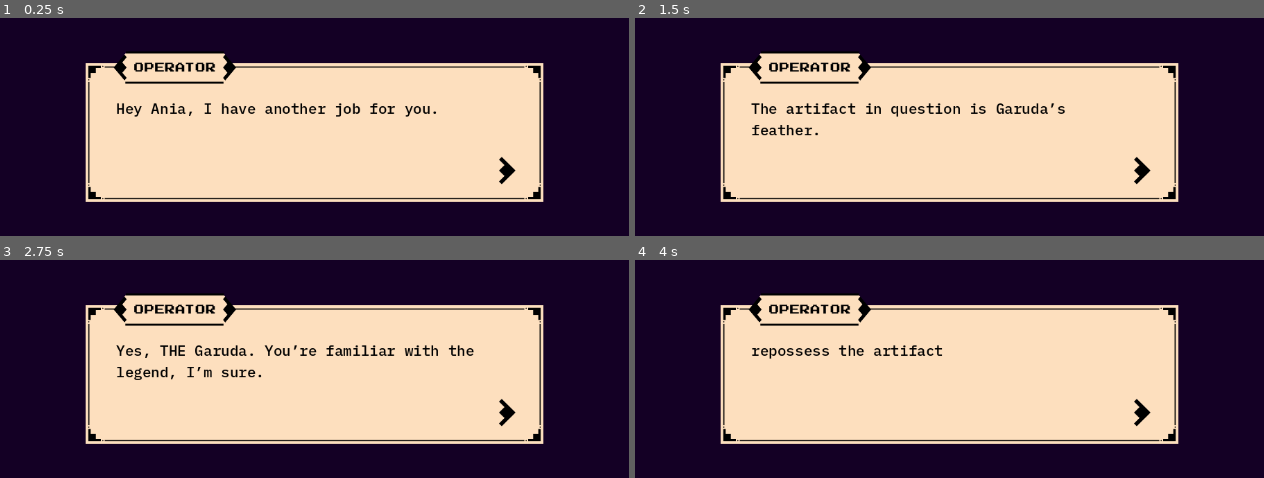
Above: before the commit, frames 1-4 (two rows, left to right).
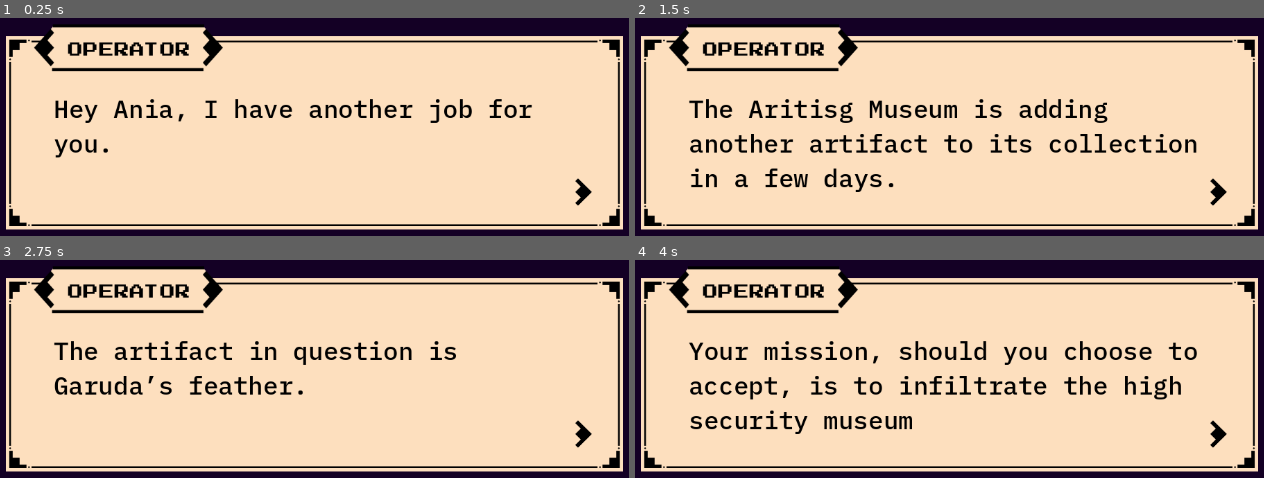
Above: after the commit, the same moments.

Repository: Will-Tate/Museum-Heist
Game: Godot game, scene res://dialogue.tscn
Same seed, same stepped clock (60 frames per second), same inputs: the game is played once before the commit and once after it. This scene is started directly instead of the project's main scene.
Inputs (mouse positions are in pixels of both pictures, inside the frame that each line leads up to; where the layout moved, square brackets give the same spot in the first picture):
- Up to frame 1 (0.25 s): no input
- Up to frame 2 (1.5 s): click (1213, 192) [1138, 170] at 0.5 s; tap Enter at 1.25 s; hold Right (ui_right) from 1.28 s (still down); tap S (hide_behind) at 1.35 s
- Up to frame 3 (2.75 s): keep holding Right (ui_right); tap Space at 2 s; tap S (hide_behind) at 2.1 s
- Up to frame 4 (4 s): tap Enter at 2.75 s; release Right (ui_right) at 2.78 s; hold Left (ui_left) 2.78-3.53 s; tap S (hide_behind) at 2.85, 3.6 s; tap Space at 3.5 s; hold Right (ui_right) from 3.53 s (still down)

The runs differ from the first frame. In frame 1, 47% of the frame differs, in the area x 0-100%, y 3-98%; in frame 2, 50%; in frame 3, 49%; in frame 4, 50%.

Commit message:
Added option

Diff:
--- a/dialogue.gd
+++ b/dialogue.gd
@@ -1,7 +1,7 @@
 extends Control
 
 # Define an array of texts
-var texts = ["Hey Ania, I have another job for you. ", "My sources have informed me that the Aritish Museum is adding another artifact to it …(377 unchanged characters)…
+var texts = ["Hey Ania, I have another job for you. ", "I've got new information from our sources" ,"The Aritisg Museum is adding another artifact to it …(377 unchanged characters)…
 var current_text_index = 0
 
 # Reference to the Label node
@@ -9,7 +9,7 @@
 @onready var label = $MarginContainer/TextureRect/TextLabel
 @onready var button1 = $TextureButton
 @onready var button2 = $TextureButton2
-
+@onready var button3 = $TextureButton3
 
 func _ready():
 	if text:
@@ -17,6 +17,7 @@
 	if label:
 		label.text = "Operator"
 	button2.hide()
+	button3.hide()
 
 func _on_texture_button_pressed():
 	current_text_index += 1
@@ -24,8 +25,14 @@
 		text.text = "Do you accept?"
 		button1.hide()
 		button2.show()
+		button3.show()
 	elif current_text_index < texts.size():
 		text.text = texts[current_text_index]
 
 func _on_texture_button_2_pressed():
 	get_tree().change_scene_to_file("res://main.tscn") # Replace with function body.
+
+
+func _on_texture_button_3_pressed():
+	text.text = "Really? You don’t want to fight systemic colonialism?"
+	button3.hide()
--- a/dialogue.tscn
+++ b/dialogue.tscn
@@ -14,10 +14,10 @@
 anchor_top = 0.5
 anchor_right = 0.5
 anchor_bottom = 0.5
-offset_left = -330.0
-offset_top = -100.0
-offset_right = 330.0
-offset_bottom = 100.0
+offset_left = -445.0
+offset_top = -139.5
+offset_right = 445.0
+offset_bottom = 139.5
 grow_horizontal = 2
 grow_vertical = 2
 size_flags_horizontal = 4
@@ -39,23 +39,28 @@
 
 [node name="Text" type="Label" parent="Dialogue/TextureRect"]
 layout_mode = 2
-offset_left = 44.0
-offset_top = 51.0
-offset_right = 620.0
-offset_bottom = 125.0
+offset_left = 69.0
+offset_top = 81.0
+offset_right = 828.0
+offset_bottom = 186.0
 size_flags_horizontal = 0
 size_flags_vertical = 0
 theme_override_colors/font_color = Color(0, 0, 0, 1)
 theme_override_fonts/font = ExtResource("3_amo1g")
-theme_override_font_sizes/font_size = 21
+theme_override_font_sizes/font_size = 36
 autowrap_mode = 2
 
 [node name="MarginContainer" type="MarginContainer" parent="."]
-layout_mode = 0
-offset_left = 40.0
-offset_top = -17.0
-offset_right = 217.0
-offset_bottom = 30.0
+layout_mode = 1
+anchors_preset = -1
+anchor_left = 0.045
+anchor_top = -0.061
+anchor_right = 0.353
+anchor_bottom = 0.183
+offset_left = -0.0500016
+offset_top = 0.0190012
+offset_right = -0.170013
+offset_bottom = -0.0569999
 
 [node name="TextureRect" type="TextureRect" parent="MarginContainer"]
 layout_mode = 2
@@ -70,28 +75,28 @@
 anchor_right = 0.5
 anchor_bottom = 0.5
 offset_left = -59.5
-offset_top = -13.0
+offset_top = -11.0
 offset_right = 59.5
-offset_bottom = 15.0
+offset_bottom = 11.0
 grow_horizontal = 2
 grow_vertical = 2
 theme_override_colors/font_color = Color(0, 0, 0, 1)
 theme_override_fonts/font = ExtResource("4_s138l")
-theme_override_font_sizes/font_size = 18
+theme_override_font_sizes/font_size = 27
 text = "OPERATOR"
 
 [node name="TextureButton" type="TextureButton" parent="."]
 custom_minimum_size = Vector2(30, 30)
 layout_mode = 1
-anchors_preset = 3
-anchor_left = 1.0
-anchor_top = 1.0
-anchor_right = 1.0
-anchor_bottom = 1.0
-offset_left = -80.0
-offset_top = -65.0
-offset_right = -40.0
-offset_bottom = -25.0
+anchors_preset = -1
+anchor_left = 0.91
+anchor_top = 0.767
+anchor_right = 0.955
+anchor_bottom = 0.91
+offset_left = -4.90002
+offset_top = -8.99301
+offset_right = -4.95004
+offset_bottom = -8.89001
 grow_horizontal = 0
 grow_vertical = 0
 
@@ -108,27 +113,22 @@
 [node name="TextureButton2" type="TextureButton" parent="."]
 layout_mode = 1
 anchors_preset = -1
-anchor_left = 0.368
-anchor_top = 0.69
-anchor_right = 0.561
-anchor_bottom = 0.865
-offset_left = 0.11998
-offset_top = -1.14441e-05
-offset_right = -0.260032
-offset_bottom = -1.38283e-05
+anchor_left = 0.274
+anchor_top = 0.749
+anchor_right = 0.429
+anchor_bottom = 0.867
+offset_left = 0.139983
+offset_top = 0.0289964
+offset_right = 0.189982
+offset_bottom = 0.106988
 grow_horizontal = 2
 grow_vertical = 0
 
 [node name="Label" type="Label" parent="TextureButton2"]
 layout_mode = 1
-anchors_preset = -1
-anchor_left = 0.134
-anchor_right = 1.173
+anchors_preset = 15
+anchor_right = 1.0
 anchor_bottom = 1.0
-offset_left = -0.0180004
-offset_top = 1.0
-offset_right = 0.0289876
-offset_bottom = 1.0
 grow_horizontal = 2
 grow_vertical = 2
 theme_override_colors/font_color = Color(0, 0, 0, 1)
@@ -136,5 +136,32 @@
 theme_override_font_sizes/font_size = 26
 text = "ACCEPT"
 
+[node name="TextureButton3" type="TextureButton" parent="."]
+layout_mode = 1
+anchors_preset = -1
+anchor_left = 0.53
+anchor_top = 0.746
+anchor_right = 0.71
+anchor_bottom = 0.86
+offset_left = 0.299972
+offset_top = -0.134014
+offset_right = 0.099966
+offset_bottom = 0.059996
+grow_horizontal = 2
+grow_vertical = 0
+
+[node name="Label" type="Label" parent="TextureButton3"]
+layout_mode = 1
+anchors_preset = 15
+anchor_right = 1.0
+anchor_bottom = 1.0
+grow_horizontal = 2
+grow_vertical = 2
+theme_override_colors/font_color = Color(0, 0, 0, 1)
+theme_override_fonts/font = ExtResource("4_s138l")
+theme_override_font_sizes/font_size = 26
+text = "DECLINE"
+
 [connection signal="pressed" from="TextureButton" to="." method="_on_texture_button_pressed"]
 [connection signal="pressed" from="TextureButton2" to="." method="_on_texture_button_2_pressed"]
+[connection signal="pressed" from="TextureButton3" to="." method="_on_texture_button_3_pressed"]
